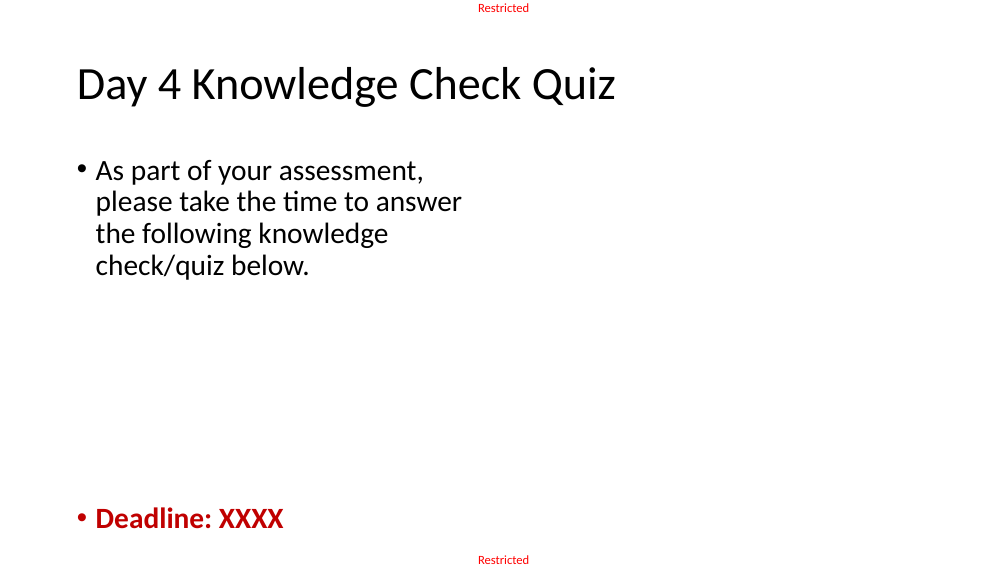
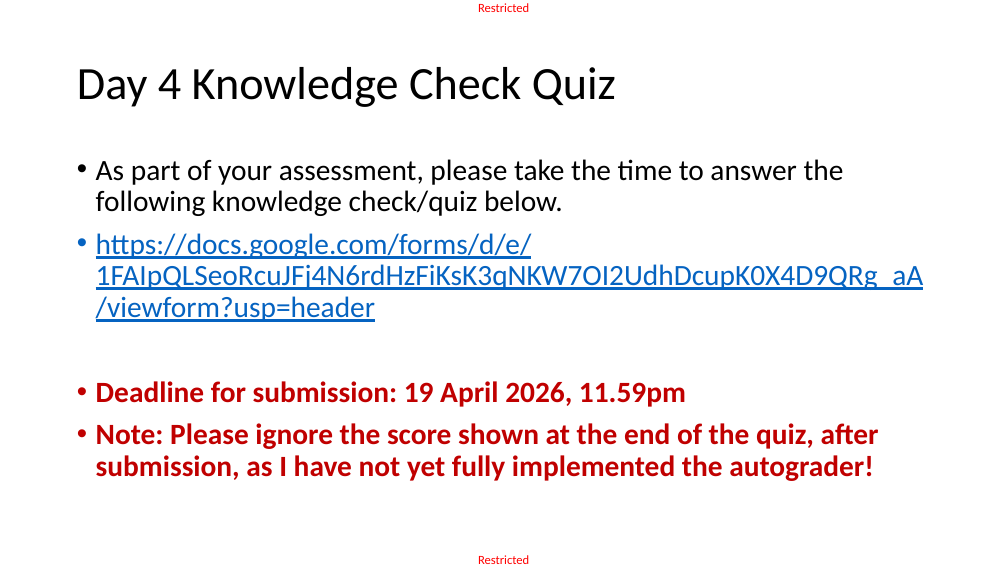
Before and after one commit to matthieudemari/SUTD_ACAD_DL-CV, a slide deck: slide 53 of Day 4 Part 4/D2P4.pptx. Drawn at 1008x567 pixels with LibreOffice and Linux fonts; fonts in the diff are those of the drawing. Boxes give left, top, right and bottom in pixels: in the first picture for what was removed or moved away, otherwise in the second. Text is boxed around its words. In the diff, an @@ line names an element or a change of style, - is before the commit and + after.

```diff
--- a/Day 4 Part 4/D2P4.pptx
+++ b/Day 4 Part 4/D2P4.pptx
@@ text at [96,233,924,481]: text changed @@
-• Deadline: XXXX
+• https://docs.google.com/forms/d/e/1FAIpQLSeoRcuJFj4N6rdHzFiKsK3qNKW7OI2UdhDcupK0X4D9QRg_aA/viewform?usp=header
+• Deadline for submission: 19 April 2026, 11.59pm
+• Note: Please ignore the score shown at the end of the quiz, after submission, as I have not yet fully implemented the autograder!
```
Also in this commit, not shown: 5 other files.
